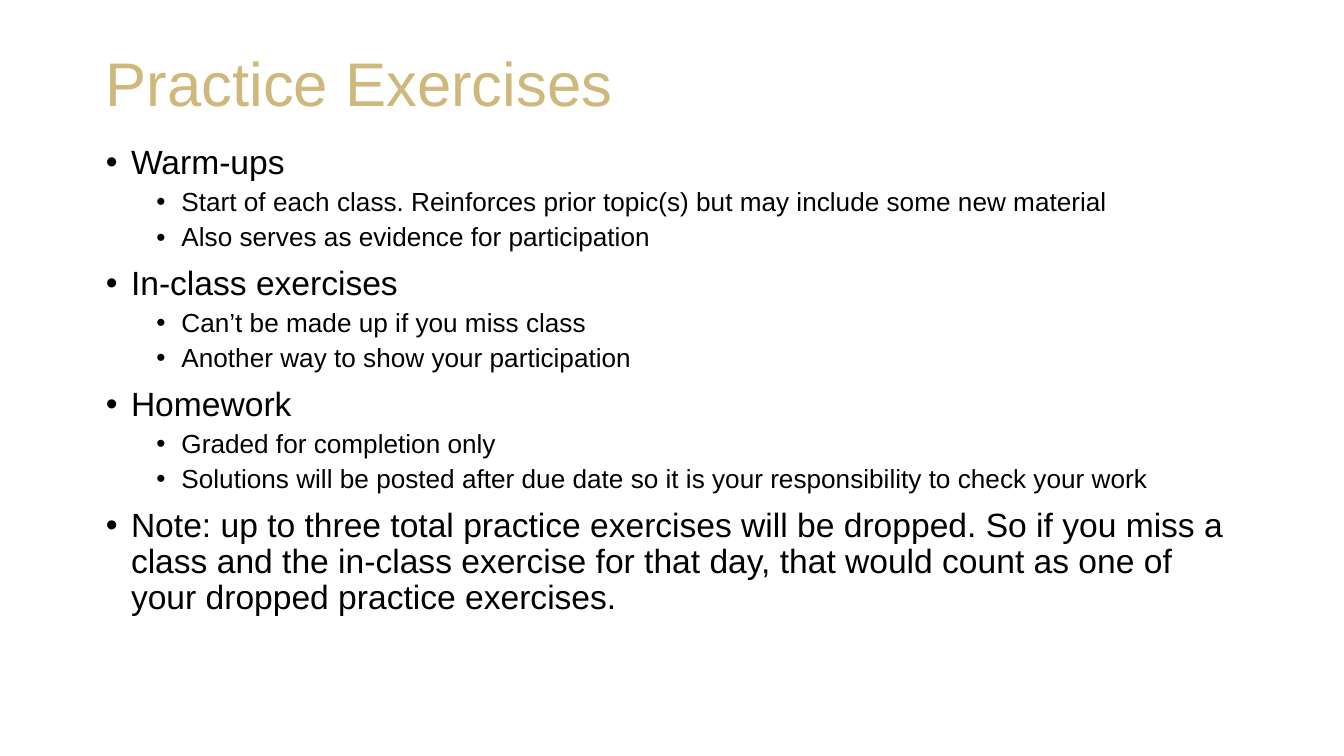
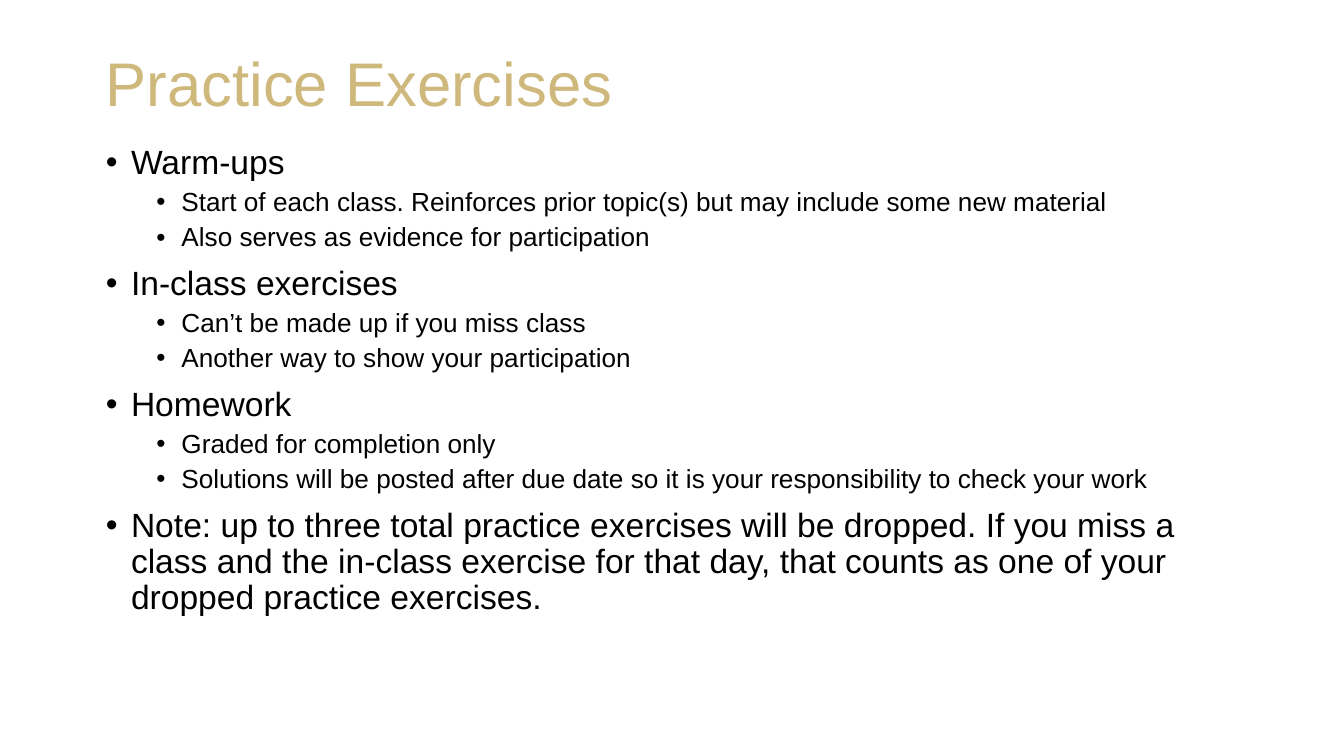
Before and after one commit to staylorx/cu-leeds-baim3220, a slide deck: slide 7 of Week 1/BAIM 3220_ Introductions and Course Expectations.pptx. Drawn at 1344x756 pixels with LibreOffice and Linux fonts; fonts in the diff are those of the drawing; background and template pictures are left out. Boxes give left, top, right and bottom in pixels: in the first picture for what was removed or moved away, otherwise in the second. Text is boxed around its words. In the diff, an @@ line names an element or a change of style, - is before the commit and + after.

```diff
--- a/Week 1/BAIM 3220_ Introductions and Course Expectations.pptx
+++ b/Week 1/BAIM 3220_ Introductions and Course Expectations.pptx
@@ text at [131, 512, 1175, 616]: text changed @@
-• Note: up to three total practice exercises will be dropped. So if you miss a class and the in-class exercise for that day, that would count as one of your dropped practice exercises.
+• Note: up to three total practice exercises will be dropped. If you miss a class and the in-class exercise for that day, that counts as one of your dropped practice exercises.
```
Also in this commit, not shown: 6 other slides changed, 1 other file.
